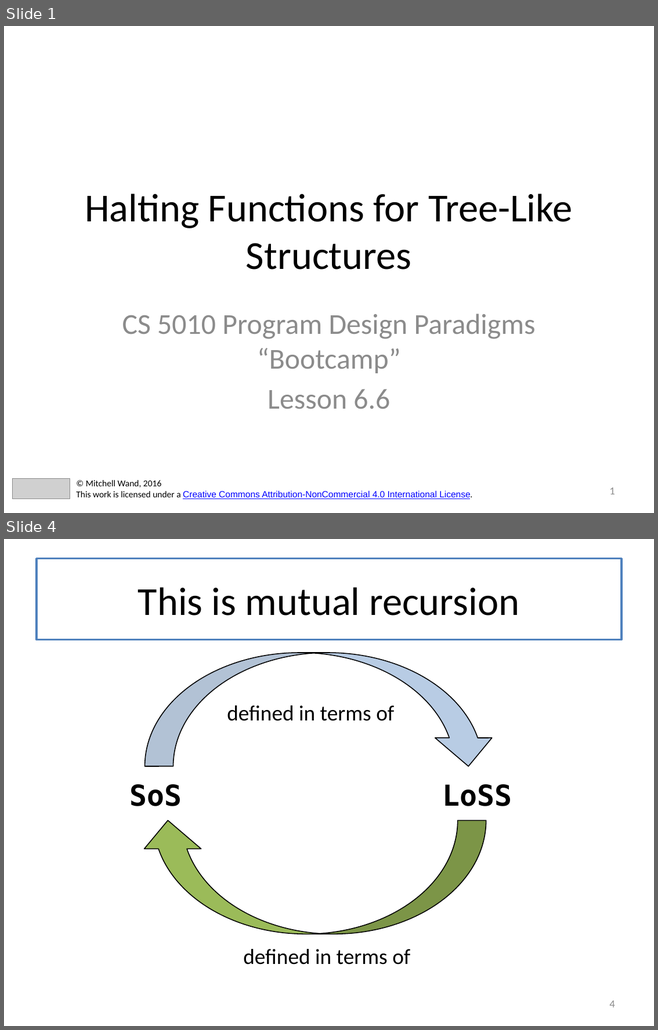
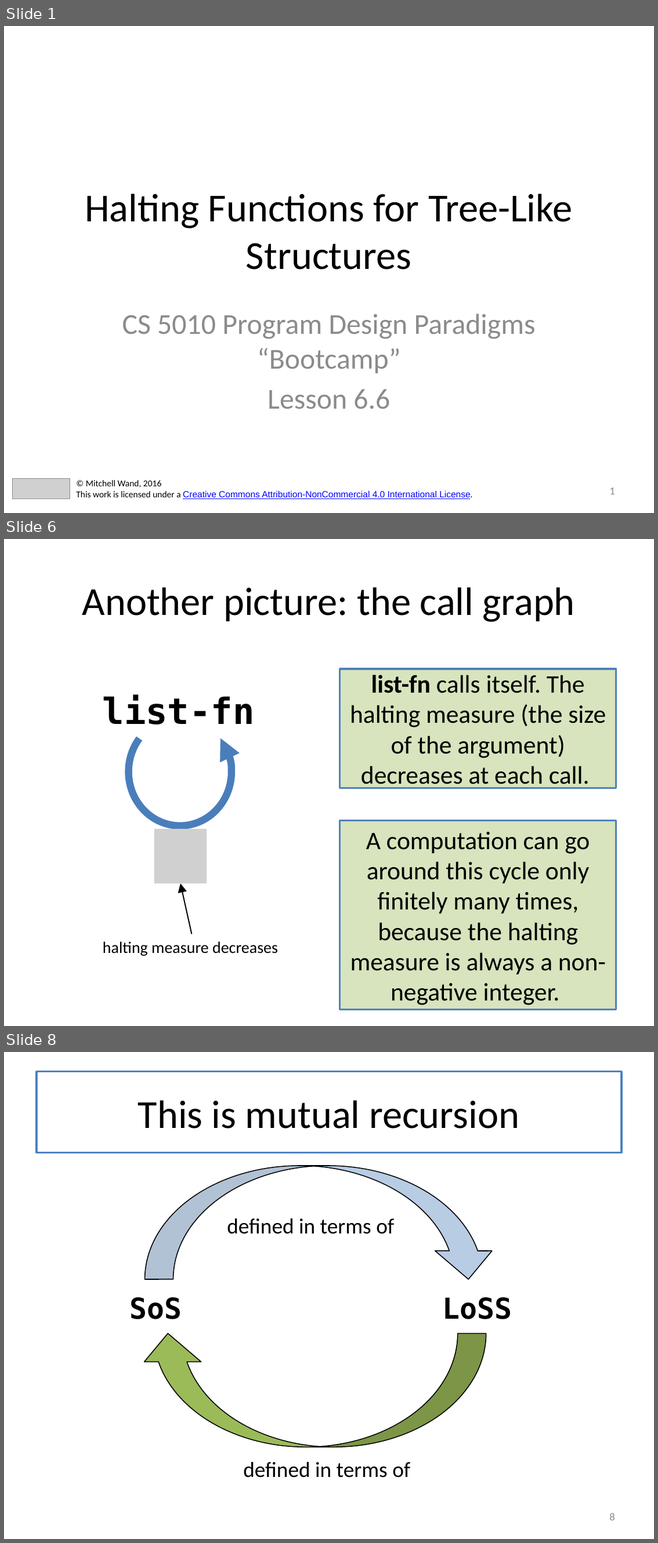
Before and after one commit to mwand/cs5010f16, a slide deck: Slides/Lesson 6.6 Halting Functions for Tree-Like Structures.pptx. Shown one above the other, each under a label of ours: slides 1 and 4 before the commit, slides 1, 6 and 8 after it; the slides between them are not shown. The pictures are 658x1030 and 658x1543 pixels, drawn with LibreOffice and Linux fonts; fonts in the diff are those of the drawing; grey boxes stand for pictures. Boxes give left, top, right and bottom in pixels: in the first picture for what was removed or moved away, otherwise in the second. Text is boxed around its words. In the diff, an @@ line names an element or a change of style, - is before the commit and + after.

```diff
--- a/Slides/Lesson 6.6 Halting Functions for Tree-Like Structures.pptx
+++ b/Slides/Lesson 6.6 Halting Functions for Tree-Like Structures.pptx
@@ slide 6 added at (x1=4, y1=539, x2=654, y2=1026), background #FFFFFF @@
@@ title added at (x1=36, y1=559, x2=621, y2=640), fill #FFFFFF, outline #4F81BD 2 pt, 44 pt, text #000000 @@
+Another picture: the call graph
@@ rectangle added at (x1=340, y1=669, x2=616, y2=788), fill #D7E4BD, outline #4F81BD 2 pt, 28 pt, text #000000 @@
+list-fn calls itself. The halting measure (the size of the argument) decreases at each call.
@@ text added at (x1=103, y1=695, x2=255, y2=725), 40 pt, text #000000, bold @@
+list-fn
@@ arc (boxed as its full ellipse) added at (x1=129, y1=718, x2=231, y2=826), outline #4B7EBC 8 pt @@
@@ picture added at (x1=154, y1=829, x2=206, y2=884) @@
@@ rectangle added at (x1=340, y1=820, x2=616, y2=1010), fill #D7E4BD, outline #4F81BD 2 pt, 28 pt, text #000000 @@
+A computation can go around this cycle only finitely many times, because the halting measure is always a non-negative integer.
@@ arrow added from (192, 934) to (180, 884), #000000 1.25 pt @@
@@ text added at (x1=103, y1=942, x2=278, y2=956), 18 pt, text #000000 @@
+halting measure decreases
@@ page number added at (x1=609, y1=1009, x2=614, y2=1011), 12 pt, text #8C8C8C @@
+6
@@ what was slide 4 is now slide 8 @@
@@ page number at (x1=609, y1=1513, x2=614, y2=1521): text changed @@
-4
+8
```
Also in this commit, not shown: 4 slides changed, 9 other slides added, 19 slides removed.
